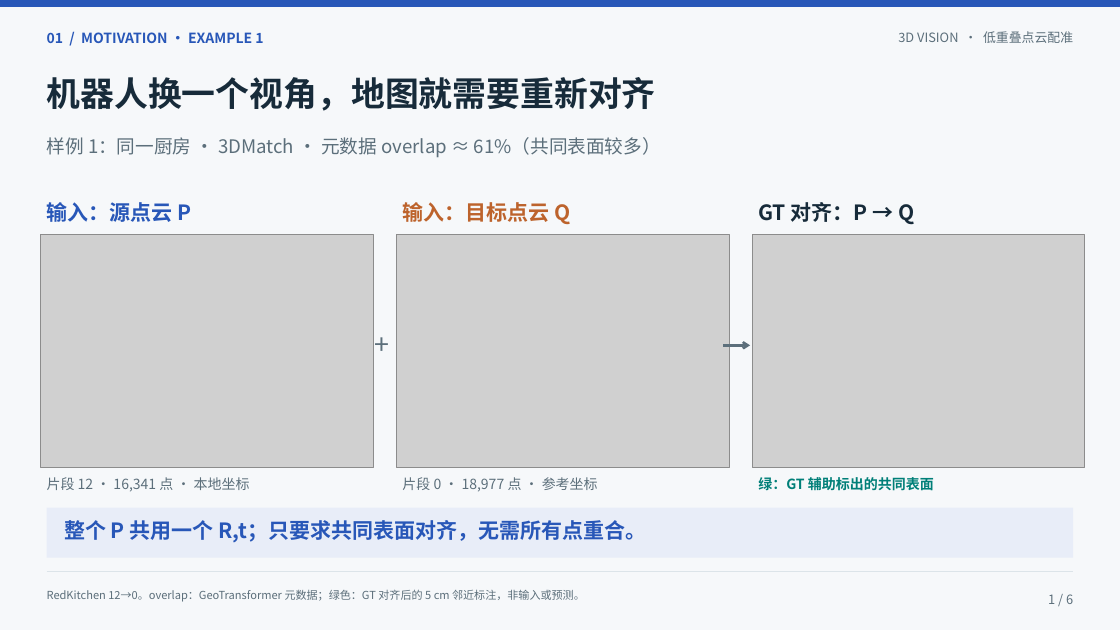
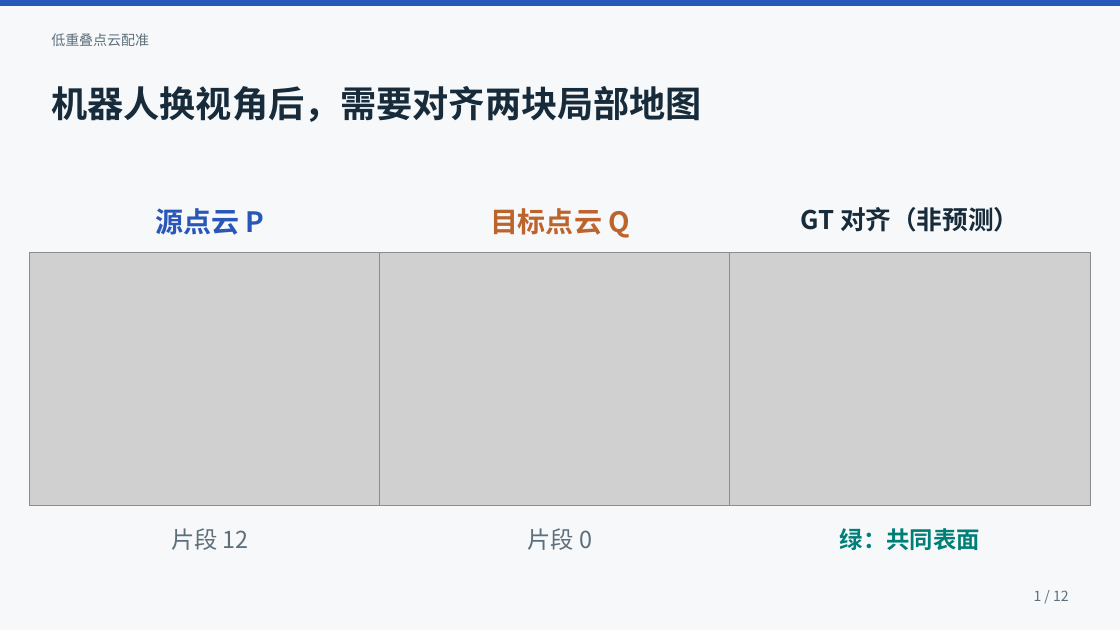
Before and after one commit to forrestjhliu/point-cloud-registration, a slide deck: slide 1 of proposals/low_overlap_registration_proposal.pptx. Drawn at 1120x630 pixels with LibreOffice and Linux fonts; fonts in the diff are those of the drawing; grey boxes stand for pictures. Boxes give left, top, right and bottom in pixels: in the first picture for what was removed or moved away, otherwise in the second. Text is boxed around its words. In the diff, an @@ line names an element or a change of style, - is before the commit and + after.

```diff
--- a/proposals/low_overlap_registration_proposal.pptx
+++ b/proposals/low_overlap_registration_proposal.pptx
@@ text removed at (47, 32, 263, 43) @@
-01 / MOTIVATION · EXAMPLE 1
@@ text at (51, 33, 149, 46): text changed; size 11 to 12 pt @@
-3D VISION · 低重叠点云配准
+低重叠点云配准
@@ text at (51, 86, 702, 122): text changed; size 29 to 31 pt @@
-机器人换一个视角，地图就需要重新对齐
+机器人换视角后，需要对齐两块局部地图
@@ text removed at (47, 137, 661, 158) @@
-样例 1：同一厨房 · 3DMatch · 元数据 overlap ≈ 61%（共同表面较多）
@@ text at (155, 208, 265, 235): text changed; size 18 to 24 pt @@
-输入：源点云 P
+源点云 P
@@ text at (490, 208, 630, 238): text changed; size 18 to 24 pt @@
-输入：目标点云 Q
+目标点云 Q
@@ text at (801, 207, 1019, 232): text changed; size 18 to 22 pt @@
-GT 对齐：P → Q
+GT 对齐（非预测）
@@ picture: place and size @@
-picture at (41, 235, 374, 468)
+picture at (29, 252, 392, 505)
@@ picture: place and size @@
-picture at (397, 235, 729, 468)
+picture at (379, 252, 741, 505)
@@ picture: place and size @@
-picture at (753, 235, 1086, 468)
+picture at (729, 252, 1091, 505)
@@ text removed at (365, 328, 398, 363) @@
-+
@@ arrow removed from (723, 345) to (750, 345) @@
@@ rectangle removed at (47, 507, 1074, 558) @@
@@ text removed at (64, 520, 646, 542) @@
-整个 P 共用一个 R,t；只要求共同表面对齐，无需所有点重合。
@@ text at (171, 528, 249, 550): text changed; size 12 to 20 pt @@
-片段 12 · 16,341 点 · 本地坐标
+片段 12
@@ text at (527, 528, 592, 550): text changed; size 12 to 20 pt @@
-片段 0 · 18,977 点 · 参考坐标
+片段 0
@@ text at (840, 528, 980, 550): text changed; size 12 to 20 pt @@
-绿：GT 辅助标出的共同表面
+绿：共同表面
@@ line removed from (47, 572) to (1074, 572) @@
@@ text removed at (47, 590, 585, 602) @@
-RedKitchen 12→0。overlap：GeoTransformer 元数据；绿色：GT 对齐后的 5 cm 邻近标注，非输入或预测。
@@ text at (1034, 590, 1069, 601): text changed; size 11 to 12 pt @@
-1 / 6
+1 / 12
```
Also in this commit, not shown: 1 other slide changed, 10 slides added, 4 slides removed, 52 other files.
